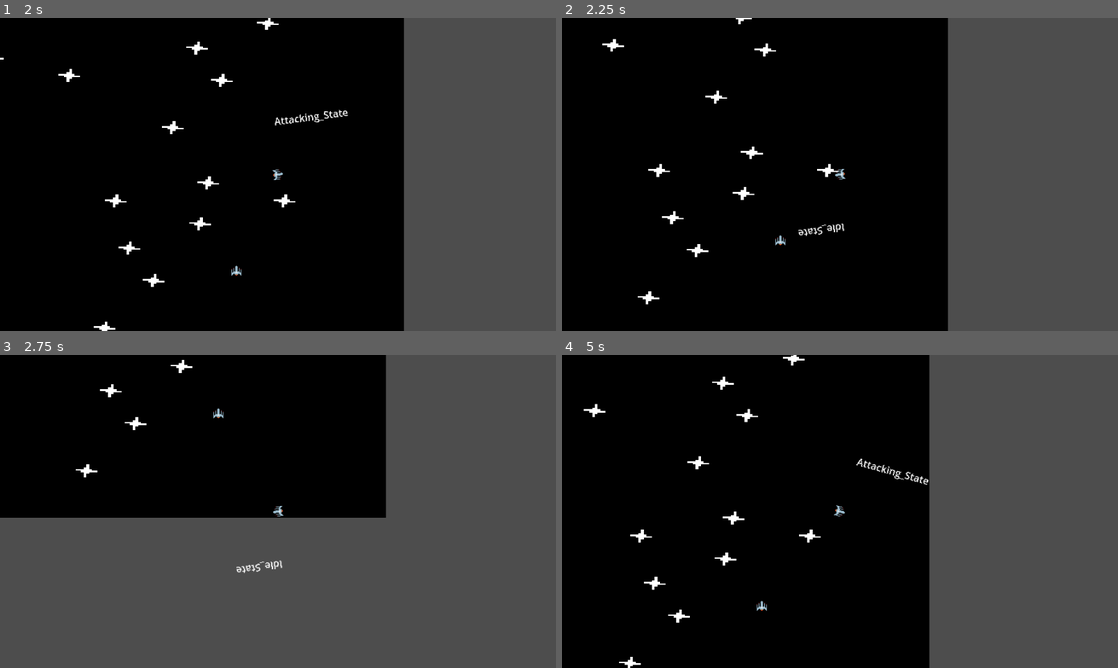
Above: before the commit, frames 1-4 (two rows, left to right).
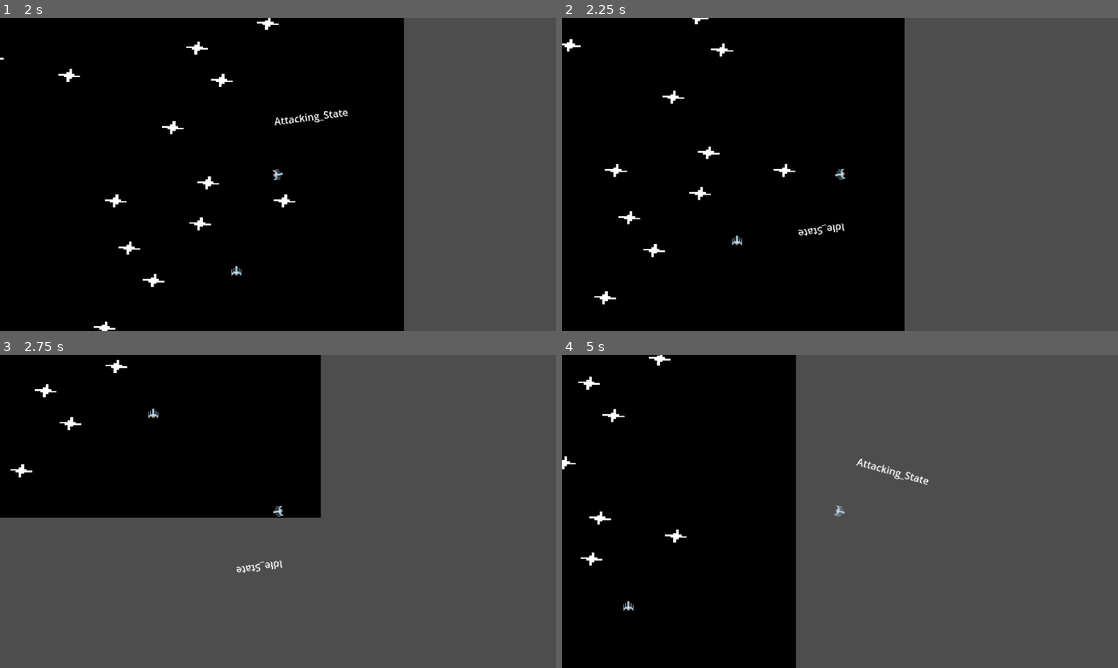
Above: after the commit, the same moments.

Repository: Draccore/spaceshooter
Game: Godot game, scene res://Scenes/main_menu.tscn
Two runs of this game, one before a commit and one after it. Both use one fixed random seed, a clock stepped at 60 frames per second and the inputs below.
Inputs (mouse positions are in pixels of both pictures, inside the frame that each line leads up to):
- Up to frame 1 (2 s): click "Play" at 0.5 s; tap Enter at 1.25 s; move the mouse to (400, 158) at 1.27 s; press the mouse at (400, 158) at 1.28 s; hold D (Right) from 1.28 s (still down)
- Up to frame 2 (2.25 s): move the mouse to (728, 190) at 2.02 s; release D (Right) at 2.03 s; release the mouse at (728, 190) at 2.03 s; hold S (Down) from 2.03 s (still down); click (728, 190) at 2.1 s
- Up to frame 3 (2.75 s): keep holding S (Down)
- Up to frame 4 (5 s): move the mouse to (895, 442) at 2.77 s; release S (Down) at 2.78 s; press the mouse at (895, 442) at 2.78 s; hold D (Right) 2.78-3.53 s; move the mouse to (812, 574) at 3.52 s; release the mouse at (812, 574) at 3.53 s; hold W (Up) 3.53-4.28 s; click (812, 574) at 3.6 s; move the mouse to (1006, 558) at 4.27 s; press the mouse at (1006, 558) at 4.28 s; hold A (Left) from 4.28 s (still down)

Frame 1 is identical in both runs. In frame 2, 9.2% of the frame differs, in the area x 0-70%, y 0-100%; in frame 3, 6.7%; in frame 4, 25%, in the area x 0-67%, y 0-100%.

Commit message:
Update idle_state.gd

Diff:
--- a/StateMachine/idle_state.gd
+++ b/StateMachine/idle_state.gd
@@ -2,7 +2,6 @@
 
 func enter_state(player_node):
 	super(player_node) # Correct way to call the parent class method
-	player.velocity.x = 0
 	print("IDLE")
 
 func exit_state():
